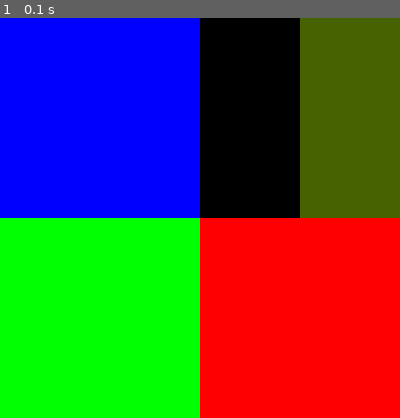
Above: before the commit, frame 1.
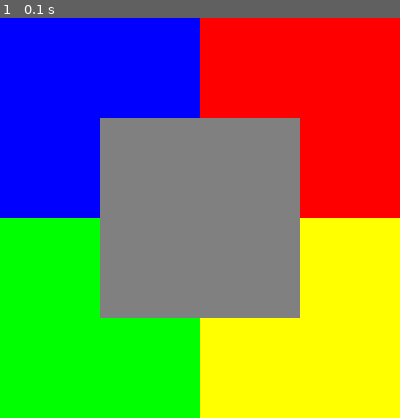
Above: after the commit, the same moment.

Repository: jonatangarzon/intro-pygame
Game: pygame game, started from structura_basica.py
The game is run twice, just before and just after one commit, with the same random seed, the same clock (stepped at 60 frames per second) and the same inputs.
Inputs:
- Up to frame 1 (0.1 s): no input

The runs differ from the first frame. In frame 1, 62% of the frame differs, in the area x 25-100%, y 0-100%.

Commit message:
Add files via upload

Diff:
--- /dev/null
+++ b/bandera_grecia.py
@@ -0,0 +1,73 @@
+import pygame
+
+# inicializamos los modulos de la libreria
+pygame.init()
+
+# establecer dimensiones de la ventana (proporción sugerida para esta bandera)
+ventana = pygame.display.set_mode((450, 270))
+
+# establecer el titulo de la ventana
+pygame.display.set_caption("Bandera de Grecia")
+
+# definir colores
+azul = (0, 0, 255)
+blanco = (255, 255, 255)
+
+# creamos las superficies
+s1 = pygame.Surface((450, 30))
+s2 = pygame.Surface((450, 30))
+s3 = pygame.Surface((450, 30))
+s4 = pygame.Surface((450, 30))
+s5 = pygame.Surface((450, 30))
+s6 = pygame.Surface((450, 30))
+s7 = pygame.Surface((450, 30))
+s8 = pygame.Surface((450, 30))
+s9 = pygame.Surface((450, 30))
+
+# Rellenamos cada franja con su color correspondiente
+s1.fill(azul)
+s2.fill(blanco)
+s3.fill(azul)
+s4.fill(blanco)
+s5.fill(azul)
+s6.fill(blanco)
+s7.fill(azul)
+s8.fill(blanco)
+s9.fill(azul)
+
+# Creamos el cuadro azul de la esquina (el cantón) que mide 150x150
+canton = pygame.Surface((150, 150))
+canton.fill(azul)
+
+# Creamos las partes de la cruz blanca
+cruz_v = pygame.Surface((30, 150)) # Brazo vertical
+cruz_h = pygame.Surface((150, 30)) # Brazo horizontal
+cruz_v.fill(blanco)
+cruz_h.fill(blanco)
+
+# Agregar las franjas a la ventana (una debajo de la otra cada 30px)
+ventana.blit(s1, (0, 0))
+ventana.blit(s2, (0, 30))
+ventana.blit(s3, (0, 60))
+ventana.blit(s4, (0, 90))
+ventana.blit(s5, (0, 120))
+ventana.blit(s6, (0, 150))
+ventana.blit(s7, (0, 180))
+ventana.blit(s8, (0, 210))
+ventana.blit(s9, (0, 240))
+
+# Agregar el cantón y la cruz encima
+ventana.blit(canton, (0, 0))
+ventana.blit(cruz_v, (60, 0))  # Centrado en el cantón
+ventana.blit(cruz_h, (0, 60))  # Centrado en el cantón
+
+# Actualizar visualizacion de la ventana
+pygame.display.flip()
+
+# Bucle del juego
+while True:
+    event = pygame.event.wait()
+    if event.type == pygame.QUIT:
+        break
+
+pygame.quit()
--- a/structura_basica.py
+++ b/structura_basica.py
@@ -8,31 +8,35 @@
 ventana = pygame.display.set_mode((400,400))
 
 # establecer titulo de la ventana
-pygame.display.set_caption("pygame Guanenta")
+pygame.display.set_caption("pygame Jonatan")
 
 # definir colores
 Azul = (0,0,255)
 Rojo = (255,0,0)
 verde = (0,255,0)
-verde_oscuro = (71,98,0)
+amarillo = (255,255,0)
+gris = (128,128,128)
 
 # creamos una superficie
 superficie_1 = pygame.Surface((200,200))
 superficie_2 = pygame.Surface((200,200))
 superficie_3 = pygame.Surface((200,200))
 superficie_4 = pygame.Surface((200,200))
+superficie_5 = pygame.Surface((200,200))
 
 # Rellenamos la superficie de color
 superficie_1.fill(Azul)
 superficie_2.fill(Rojo)
 superficie_3.fill(verde)
-superficie_4.fill(verde_oscuro)
+superficie_4.fill(amarillo)
+superficie_5.fill(gris)
 
 # agregar o mover la ventana
 ventana.blit(superficie_1, (0,0))
-ventana.blit(superficie_2, (200,200))
+ventana.blit(superficie_2, (200,0))
 ventana.blit(superficie_3, (0,200))
-ventana.blit(superficie_4, (300,0))
+ventana.blit(superficie_4, (200,200))
+ventana.blit(superficie_5, (100,100))
 
 # actualisar visualisacion de la ventana
 pygame.display.flip()
